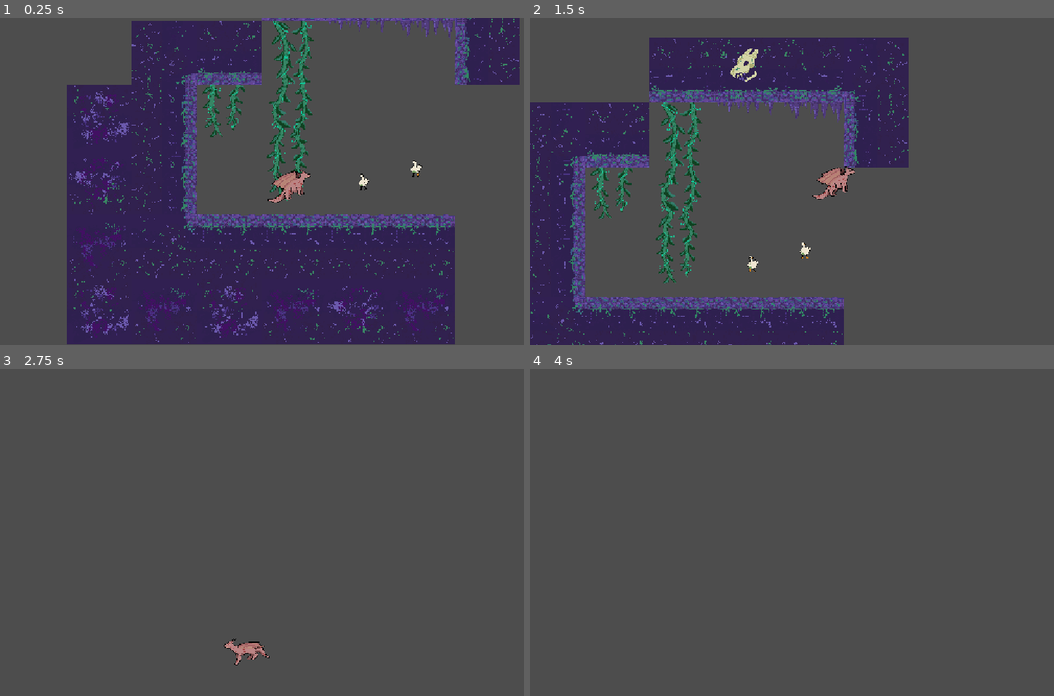
Above: before the commit, frames 1-4 (two rows, left to right).
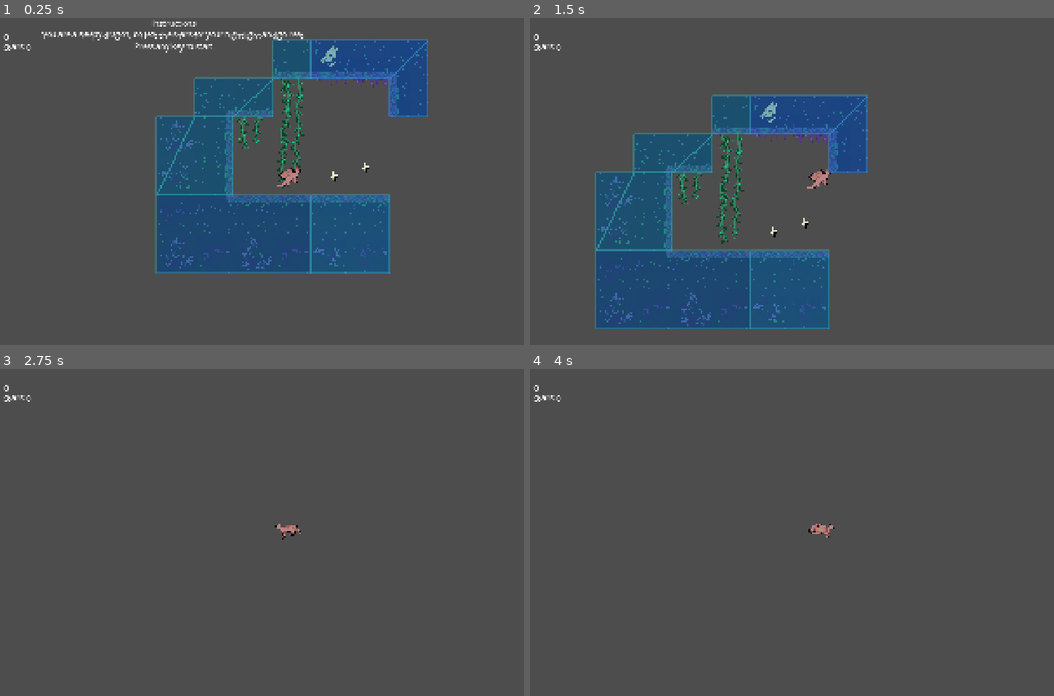
Above: after the commit, the same moments.

Repository: mgirvine21/IllumiateRemake
Game: Godot game, scene res://Scenes/main.tscn
Two runs of this game, one before a commit and one after it. Both use one fixed random seed, a clock stepped at 60 frames per second and the inputs below.
Inputs:
- Up to frame 1 (0.25 s): no input
- Up to frame 2 (1.5 s): tap Enter at 0.5 s; hold D (right) from 0.53 s (still down); tap W (jump) at 0.6, 0.77, 1.07, 1.35 s
- Up to frame 3 (2.75 s): tap W (jump) at 1.52, 1.82, 2.1 s; release D (right) at 2.03 s; hold A (left) from 2.03 s (still down)
- Up to frame 4 (4 s): release A (left) at 2.78 s; hold D (right) from 2.78 s (still down); tap W (jump) at 2.85, 3.02, 3.32, 3.6, 3.77 s

The runs differ from the first frame. In frame 1, 60% of the frame differs, in the area x 0-100%, y 0-100%; in frame 2, 46%; in frame 3, 0.5%; in frame 4, 0.2%.

Commit message:
Added a HUD with instructions and win / lose screens.
Working on glitching background.

Diff:
--- a/Assets/TileSets/illumiate.tres
+++ b/Assets/TileSets/illumiate.tres
@@ -36,8 +36,11 @@
 5:2/0 = 0
 0:3/0 = 0
 1:3/0 = 0
+1:3/0/physics_layer_0/polygon_0/points = PackedVector2Array(-64, -64, 64, -64, 64, 64, -64, 64)
 2:3/0 = 0
+2:3/0/physics_layer_0/polygon_0/points = PackedVector2Array(-64, -64, 64, -64, 64, 64, -64, 64)
 3:3/0 = 0
+3:3/0/physics_layer_0/polygon_0/points = PackedVector2Array(-64, -64, 64, -64, 64, 64, -64, 64)
 4:3/0 = 0
 5:3/0 = 0
 
--- a/Scenes/main.tscn
+++ b/Scenes/main.tscn
@@ -3,25 +3,33 @@
 [ext_resource type="TileSet" uid="uid://d3w2plrbpe4jv" path="res://Assets/TileSets/illumiate.tres" id="1_jjgbg"]
 [ext_resource type="PackedScene" uid="uid://b3y6uqfcjlngf" path="res://player.tscn" id="2_bo1nx"]
 [ext_resource type="PackedScene" uid="uid://gu2832xuxhj2" path="res://star.tscn" id="3_8gbba"]
+[ext_resource type="PackedScene" uid="uid://dn3vauu0flxla" path="res://hud.tscn" id="4_jjvhh"]
 
 [node name="Main" type="Node2D" unique_id=1485953181]
 
 [node name="Node2D" type="TileMapLayer" parent="." unique_id=551111328]
+texture_filter = 1
 tile_map_data = PackedByteArray("AAD//wAAAAABAAIAAAAAAAAAAAABAAIAAAABAAAAAAABAAIAAAD+/wAAAAABAAIAAAD9/wAAAAAAAAIAAAD9// …(384 unchanged characters)…
 tile_set = ExtResource("1_jjgbg")
+collision_visibility_mode = 1
 
 [node name="Node2D2" type="Node2D" parent="." unique_id=786081756]
 
 [node name="Player" parent="." unique_id=1352380324 instance=ExtResource("2_bo1nx")]
 position = Vector2(-72, -98)
 collision_mask = 7
+floor_snap_length = 2.0
 
 [node name="Camera2D" type="Camera2D" parent="Player" unique_id=1180090236]
 position = Vector2(3, 21)
-position_smoothing_enabled = true
+process_callback = 0
+limit_enabled = false
+position_smoothing_speed = 15.0
 
 [node name="Star" parent="." unique_id=1840852587 instance=ExtResource("3_8gbba")]
 position = Vector2(179, -75)
 
 [node name="Star2" parent="." unique_id=144646010 instance=ExtResource("3_8gbba")]
 position = Vector2(75, -48)
+
+[node name="HUD" parent="." unique_id=94779443 instance=ExtResource("4_jjvhh")]
--- /dev/null
+++ b/hud.gd
@@ -0,0 +1,52 @@
+@tool
+extends CanvasLayer
+
+@onready var ending_labels  = {
+	Global.Endings.WIN:
+	%WinEnding,
+	Global.Endings.LOSE:
+	%LoseEnding,
+}
+
+# Called every frame. 'delta' is the elapsed time since the previous frame.
+func _process(delta):
+	%TimeLeft.text = "%1.f" % Global.timer.time_left
+
+# Called when the node enters the scene tree for the first time.
+func _ready() -> void:
+	set_process(false)
+	set_physics_process(false)
+
+	Global.lives_changed.connect(_on_lives_changed)
+
+	if Engine.is_editor_hint():
+		return
+
+	Global.star_collected.connect(_on_star_collected)
+	Global.timer_added.connect(_on_timer_added)
+
+func _unhandled_input(event):
+	if event is InputEventKey and %Start.is_visible_in_tree():
+		%Start.hide()
+		Global.game_started.emit()
+
+func _on_star_collected():
+	set_collected_stars(Global.stars)
+
+func set_collected_stars(stars: int):
+	%CollectedStars.text = "Stars: " + str(stars)
+
+func _on_lives_changed():
+	#set_lives(Global.lives)
+	pass
+
+func set_lives(lives: int):
+	#%Lives.offset_right = %Lives.offset_left + lives * %Lives.texture.get_width()
+	pass
+
+func _on_timer_added():
+	%TimeLeft.visible = true
+	set_process(true)
+
+func _on_game_ended(ending: Global.Endings):
+	ending_labels[ending].visible = true
--- /dev/null
+++ b/hud.tscn
@@ -0,0 +1,92 @@
+[gd_scene format=3 uid="uid://dn3vauu0flxla"]
+
+[ext_resource type="Script" uid="uid://wrcqogjoajkx" path="res://hud.gd" id="1_64ctp"]
+[ext_resource type="Texture2D" uid="uid://diggsrm3n6a77" path="res://Assets/player_nest.png" id="2_8sq4i"]
+
+[node name="HUD" type="CanvasLayer" unique_id=94779443]
+script = ExtResource("1_64ctp")
+
+[node name="Start" type="VBoxContainer" parent="." unique_id=1218983774]
+unique_name_in_owner = true
+offset_left = 1.0
+offset_right = 1152.0
+offset_bottom = 215.0
+
+[node name="Label" type="Label" parent="Start" unique_id=635219740]
+layout_mode = 2
+theme_override_font_sizes/font_size = 25
+text = "Instructions"
+horizontal_alignment = 1
+
+[node name="Label2" type="Label" parent="Start" unique_id=1578869487]
+layout_mode = 2
+theme_override_font_sizes/font_size = 25
+text = "You are a sleepy dragon, collect the stars for your nightlight and go rest."
+horizontal_alignment = 1
+vertical_alignment = 3
+
+[node name="Label3" type="Label" parent="Start" unique_id=1414364018]
+layout_mode = 2
+theme_override_font_sizes/font_size = 25
+text = "Press any key to start"
+horizontal_alignment = 1
+vertical_alignment = 2
+
+[node name="WinEnding" type="Label" parent="." unique_id=131215807]
+unique_name_in_owner = true
+visible = false
+anchors_preset = 8
+anchor_left = 0.5
+anchor_top = 0.5
+anchor_right = 0.5
+anchor_bottom = 0.5
+offset_left = -32.0
+offset_top = -11.5
+offset_right = 32.0
+offset_bottom = 11.5
+grow_horizontal = 2
+grow_vertical = 2
+theme_override_font_sizes/font_size = 25
+text = "You Win"
+
+[node name="LoseEnding" type="Label" parent="." unique_id=1856973604]
+unique_name_in_owner = true
+visible = false
+anchors_preset = 8
+anchor_left = 0.5
+anchor_top = 0.5
+anchor_right = 0.5
+anchor_bottom = 0.5
+offset_left = -35.0
+offset_top = -11.5
+offset_right = 35.0
+offset_bottom = 11.5
+grow_horizontal = 2
+grow_vertical = 2
+theme_override_font_sizes/font_size = 25
+text = "You Lose"
+
+[node name="CollectedStars" type="Label" parent="." unique_id=80972815]
+unique_name_in_owner = true
+offset_left = 14.0
+offset_top = 79.0
+offset_right = 71.0
+offset_bottom = 102.0
+theme_override_font_sizes/font_size = 25
+text = "Stars: 0"
+
+[node name="TimeLeft" type="Label" parent="." unique_id=1634601728]
+unique_name_in_owner = true
+offset_left = 15.0
+offset_top = 48.0
+offset_right = 55.0
+offset_bottom = 83.0
+theme_override_font_sizes/font_size = 25
+text = "0"
+
+[node name="Lives" type="TextureRect" parent="." unique_id=241109656]
+visible = false
+modulate = Color(1, 0.15294118, 0.12156863, 1)
+offset_right = 288.0
+offset_bottom = 288.0
+texture = ExtResource("2_8sq4i")
--- a/player.tscn
+++ b/player.tscn
@@ -281,7 +281,6 @@
 collision_layer = 3
 collision_mask = 5
 script = ExtResource("1_hqtel")
-player = 0
 
 [node name="AnimatedSprite2D" type="AnimatedSprite2D" parent="." unique_id=1848031570]
 sprite_frames = SubResource("SpriteFrames_y15wc")
--- a/project.godot
+++ b/project.godot
@@ -22,6 +22,8 @@
 
 [display]
 
+window/size/viewport_width=1920
+window/size/viewport_height=1080
 window/stretch/mode="canvas_items"
 window/stretch/aspect="expand"
 
@@ -49,8 +51,11 @@
 [physics]
 
 3d/physics_engine="Jolt Physics"
+common/physics_interpolation=true
 
 [rendering]
 
 textures/canvas_textures/default_texture_filter=0
 rendering_device/driver.windows="d3d12"
+2d/snap/snap_2d_transforms_to_pixel=true
+2d/snap/snap_2d_vertices_to_pixel=true
--- a/scripts/player.gd
+++ b/scripts/player.gd
@@ -80,13 +80,14 @@
 func _physics_process(delta):
 	if Global.lives <= 0:
 		return
-
 	if is_on_floor():
-		coyote_timer = (coyote_time + delta)
+		coyote_timer = coyote_time
 		double_jump_armed = false
+	else:
+		coyote_timer -= delta
 
 	if Input.is_action_just_pressed(Actions.lookup(player, "jump")):
-		jump_buffer_timer = (jump_buffer + delta)
+		jump_buffer_timer = jump_buffer
 
 	if jump_buffer_timer > 0 and (double_jump_armed or coyote_timer > 0):
 		_jump()
@@ -94,40 +95,31 @@
 	if Input.is_action_just_released(Actions.lookup(player, "jump")) and velocity.y < 0:
 		velocity.y *= (1 - (jump_cut_factor / 100.00))
 
-	if coyote_timer <= 0:
+	if not is_on_floor():
 		velocity.y += gravity * delta
 
 	var direction = Input.get_axis(Actions.lookup(player, "left"), Actions.lookup(player, "right"))
-
 	if direction:
-		velocity.x = move_toward(velocity.x,
-		sign(direction) * speed,
-		abs(direction) * acceleration * delta,
-		)
+		velocity.x = move_toward(velocity.x, sign(direction) * speed, abs(direction) * acceleration * delta)
 	else:
-		velocity.x = move_toward(velocity.x,
-		0,
-		acceleration * delta)
+		velocity.x = move_toward(velocity.x, 0, acceleration * delta)
 
 	if velocity == Vector2.ZERO:
 		_sprite.play("default")
 	else:
 		if not is_on_floor():
-			if velocity.y > 0:
-				_sprite.play("fall")
-			else:
-				_sprite.play("jump")
+			_sprite.play("fall" if velocity.y > 0 else "jump")
 		else:
 			_sprite.play("walk")
 		_sprite.flip_h = velocity.x < 0
 
 	move_and_slide()
 
-	coyote_timer -= delta
 	jump_buffer_timer -= delta
 
 func reset():
 	position = original_position
+	reset_physics_interpolation()
 	velocity = Vector2.ZERO
 	coyote_timer = 0
 	jump_buffer_timer = 0
Not shown, added: hud.gd.uid
